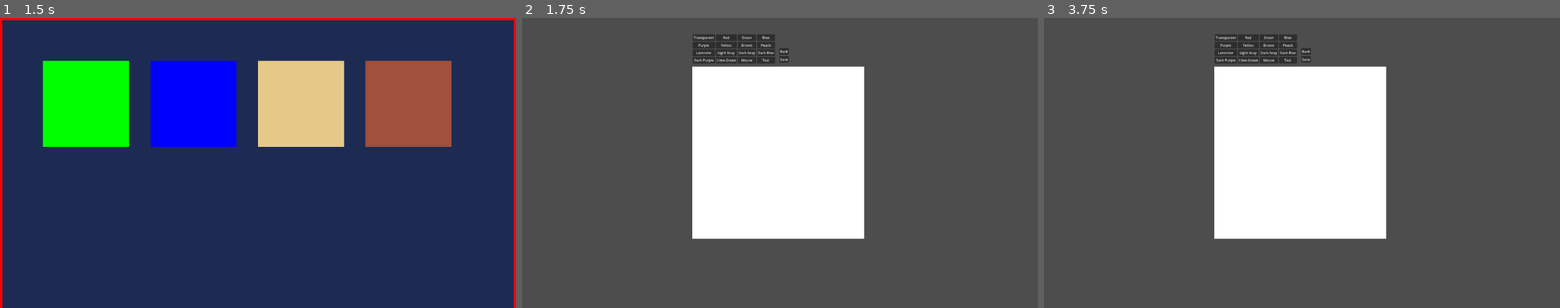
Above: before the commit, frames 1-3 (left to right).
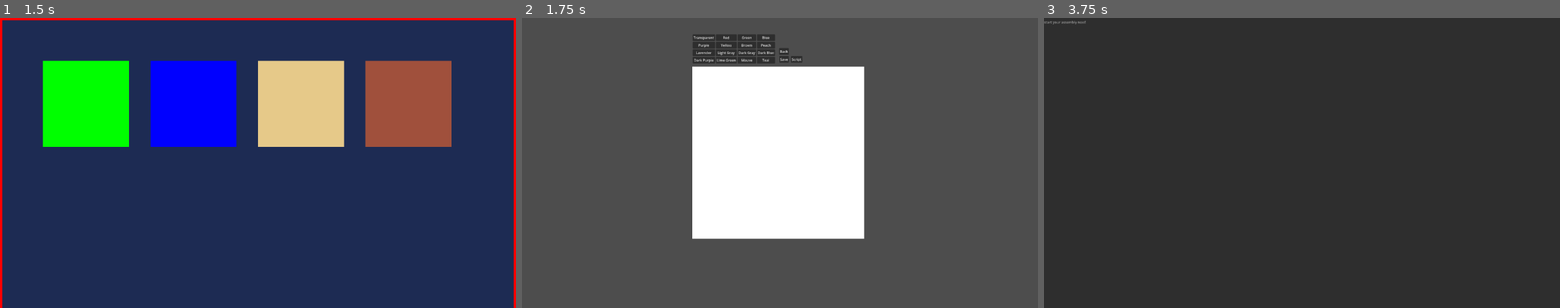
Above: after the commit, the same moments.

Repository: bobis1/godot-fantasy-console
Game: Godot game, scene res://main.tscn
Same seed, same stepped clock (60 frames per second), same inputs: the game is played once before the commit and once after it.
Inputs (mouse positions are in pixels of both pictures, inside the frame that each line leads up to):
- Up to frame 1 (1.5 s): tap Enter at 0.5 s; move the mouse to (371, 148) at 0.52 s; hold D (RIGHT) 0.53-1.28 s; hold Q (A) 0.53-1.28 s; click (371, 148) at 0.67 s; tap E (B) at 0.8, 1.35 s; tap Space at 1.25 s; move the mouse to (154, 177) at 1.27 s; hold S (DOWN) from 1.28 s (still down)
- Up to frame 2 (1.75 s): keep holding S (DOWN); tap R at 1.55 s
- Up to frame 3 (3.75 s): release S (DOWN) at 2 s; click "Back" at 2 s; tap Enter at 2.75 s; move the mouse to (1353, 99) at 2.77 s; hold D (RIGHT) 2.78-3.5 s; hold R 2.78-3.5 s; tap Q (A) at 3.05 s; click (1317, 58) at 3.5 s, where only the run after the commit has a clickable "Script"

Frame 1 is identical in both runs. In frame 2, less than 0.1% of the frame differs, in the area x 52-55%, y 13-16%; in frame 3, 99%, in the area x 0-100%, y 0-100%.

Commit message:
Worked on getting the CPU working

Diff:
--- a/Editor.tscn
+++ b/Editor.tscn
@@ -16,6 +16,11 @@
 
 # Called every frame. 'delta' is the elapsed time since the previous frame.
 func _process(delta: float) -> void:
+	pass
+
+
+func _on_scripting_pressed() -> void:
+
 	pass
 "
 
@@ -128,6 +133,14 @@
 text = "Back
 "
 
+[node name="Scripting" type="Button" parent="Control" unique_id=1062963334]
+layout_mode = 0
+offset_left = 459.0
+offset_top = 101.0
+offset_right = 512.0
+offset_bottom = 132.0
+text = "Script"
+
 [node name="NamingPopup" type="Control" parent="." unique_id=1938953504]
 visible = false
 layout_mode = 3
@@ -161,4 +174,5 @@
 [connection signal="pressed" from="Control/Color Select/Teal" to="Control/ColorRect" method="_on_teal_pressed"]
 [connection signal="pressed" from="Control/Save" to="Control/ColorRect" method="_on_save_pressed"]
 [connection signal="pressed" from="Control/Back" to="Control/ColorRect" method="_on_back_pressed"]
+[connection signal="pressed" from="Control/Scripting" to="Control/ColorRect" method="_on_scripting_pressed"]
 [connection signal="text_submitted" from="NamingPopup/LineEdit" to="Control/ColorRect" method="_on_line_edit_text_submitted"]
--- /dev/null
+++ b/Scripting.tscn
@@ -0,0 +1,25 @@
+[gd_scene format=3 uid="uid://2fmw6xahm7om"]
+
+[ext_resource type="Script" uid="uid://bktvlokoyk0ts" path="res://scripting.gd" id="1_l5ayn"]
+
+[node name="Scripting" type="Node2D" unique_id=1189686964]
+script = ExtResource("1_l5ayn")
+
+[node name="Control" type="Control" parent="." unique_id=883977103]
+layout_mode = 3
+anchors_preset = 0
+offset_right = 40.0
+offset_bottom = 40.0
+
+[node name="HBoxContainer" type="HBoxContainer" parent="Control" unique_id=362790270]
+layout_mode = 0
+offset_left = -6.0
+offset_right = 2494.0
+offset_bottom = 1500.0
+
+[node name="CodeEdit" type="CodeEdit" parent="Control/HBoxContainer" unique_id=271707587]
+layout_mode = 2
+size_flags_horizontal = 3
+placeholder_text = "start your assembly now!"
+
+[connection signal="text_changed" from="Control/HBoxContainer/CodeEdit" to="." method="_on_code_edit_text_changed"]
--- a/Scripts/canvas.gd
+++ b/Scripts/canvas.gd
@@ -178,8 +178,15 @@
 	pass
 
 
+
 func _on_line_edit_text_submitted(new_text: String) -> void:
 	spriteName = new_text
 	var file = FileAccess.open("user://"+spriteName+".dat", FileAccess.WRITE)
 	file.store_buffer(get_sprite_as_buffer())
 	pass
+
+
+
+func _on_scripting_pressed() -> void:
+	get_tree().change_scene_to_file("res://Scripting.tscn")
+	pass
--- a/Scripts/cpu.gd
+++ b/Scripts/cpu.gd
@@ -3,18 +3,22 @@
 
 var registers = [0, 0, 0, 0, 0, 0, 0, 0]
 var pc = 0
+var isStopped: bool
+var isRunning: bool
 
 enum {
 	STOP,
 	MOV_R_V,
 	MOV_R_R,
-	WRITE,
-	LOAD,
-	ADD,
-	SUB,
+	WRITE, #WRITE to ram
+	LOAD, # Get value from ram
+	ADD, #Adds two registers
+	SUB, #
 	JMP,
 	SPR
 }
+
+var instruction = PackedByteArray([0, 0, 0, 0])
 
 var AssemblyFile
 var AssemblyFileName: String
@@ -22,6 +26,7 @@
 
 func _ready() -> void:
 	AssemblyFile = FileAccess.get_file_as_string("user://" + AssemblyFileName)
+	isStopped = false
 
 func peek(addr: int):
 	if addr > 0 && addr < Globals.ram.size():
@@ -39,8 +44,38 @@
 			hardware.draw_sprite(current_sprite, x + (x_off * 8), y + (y_off * 8))
 
 func run_cpu():
+	isRunning = true
 	Globals.ram[pc]
+	var opcode = Globals.ram[pc]
+	match opcode:
+		MOV_R_V:
+			registers[Globals.ram[pc + 1]] = Globals.ram[pc + 2]
+			pc += 3
+		STOP:
+			isStopped = true
+			pc += 1
+		MOV_R_R:
+			registers[Globals.ram[pc + 1]] = registers[Globals.ram[pc + 2]]
+			pc += 3
+		WRITE:
+			Globals.ram[pc + 1] = Globals.ram[pc + 2]
+			pc += 4
+		ADD:
+			Globals.ram[pc + 1] += Globals.ram[pc + 2]
+			pc += 3
+		SUB:
+			Globals.ram[pc + 1] = Globals.ram[pc + 1] - Globals.ram[pc + 2]
+			pc += 5
+		JMP:
+			pc = (Globals.ram[pc + 1] * 256) + Globals.ram[pc + 2]
+		SPR:
+			spr(Globals.ram[pc + 1], Globals.ram[pc + 2], Globals.ram[pc + 3], Globals.ram[pc + 4], Globals.ram[pc + 5])
+			pc += 6
+	isRunning = false
 
+func _process(delta: float) -> void:
+	if !isStopped && !isRunning:
+		run_cpu()
 
 
 func compile(source_code: String) -> PackedByteArray:
@@ -49,10 +84,44 @@
 
 	for line in lines:
 		line = line.strip_edges()
-		if line == "" or line.begins_with(";"): continue # Skip empty lines/comments
-
+		if line == "" or line.begins_with(";"): continue
 		var tokens = line.replace(",", " ").split(" ", false)
 		var command = tokens[0].to_upper()
-
-
+		match command:
+			"MOV_R_V":
+				bytecode.append(MOV_R_V)
+				bytecode.append(tokens[1].replace("R", "").to_int() )
+				bytecode.append(tokens[2].to_int())
+			"STOP":
+				bytecode.append(STOP)
+			"MOV_R_R":
+				bytecode.append(MOV_R_R)
+				bytecode.append(tokens[1].replace("R", "").to_int())
+				bytecode.append(tokens[2].replace("R", "").to_int())
+			"WRITE":
+				bytecode.append(WRITE)
+				bytecode.append(tokens[1].to_int() / 256)
+				bytecode.append(tokens[1].to_int() % 256)
+				bytecode.append(tokens[2].to_int())
+			"ADD":
+				bytecode.append(ADD)
+				bytecode.append(tokens[1].replace("R", "").to_int())
+				bytecode.append(tokens[2].replace("R", "").to_int())
+			"SUB":
+				bytecode.append(SUB)
+				bytecode.append(tokens[1].to_int() / 256)
+				bytecode.append(tokens[2].to_int() % 256)
+				bytecode.append(tokens[3].to_int() / 256)
+				bytecode.append(tokens[4].to_int() % 256)
+			"JMP":
+				bytecode.append(JMP)
+				bytecode.append(tokens[1].to_int() / 256)
+				bytecode.append(tokens[2].to_int() % 256)
+			"SPR":
+				bytecode.append(SPR)
+				bytecode.append(tokens[1].to_int())
+				bytecode.append(tokens[2].to_int())
+				bytecode.append(tokens[3].to_int())
+				bytecode.append(tokens[4].to_int())
+				bytecode.append(tokens[5].to_int())
 	return bytecode
--- /dev/null
+++ b/scripting.gd
@@ -0,0 +1,15 @@
+extends Node2D
+
+
+# Called when the node enters the scene tree for the first time.
+func _ready() -> void:
+	pass # Replace with function body.
+
+
+# Called every frame. 'delta' is the elapsed time since the previous frame.
+func _process(delta: float) -> void:
+	pass
+
+
+func _on_code_edit_text_changed() -> void:
+	pass
Not shown, added: scripting.gd.uid
